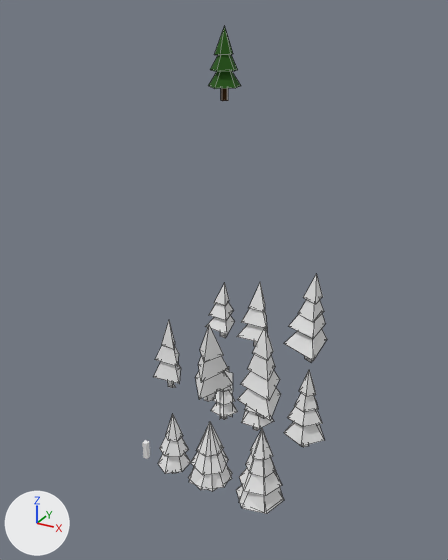
Renders of the Blender file Hololens2.0/Assets/Blend Files/stuff.blend from each side of a commit.
Both versions are drawn from a 50 mm camera at (30.4, -39.5, 40.7) aimed at (7.4, 2.4, 19.7). The lights are fixed; the arrows at lower left show +X, +Y and +Z. Mesh edges are drawn as thin lines on the coarser meshes. Objects named as collision shapes, trigger or cutter boxes, shadow casters or lower levels of detail are left out.

In view in the first picture: 'Plane', 'Tree-Collider_Big', 'Tree-Collider_Med', 'tree1', 'tree1_LOD_Med', 'tree2', 'tree2_LOD_Med', 'tree3', 'tree3_LOD_Med', 'tree4', 'tree4.001', 'tree4_LOD_Med', 'tree5', 'tree5_LOD_Med', 'tree6', 'tree6__LOD_Med'.
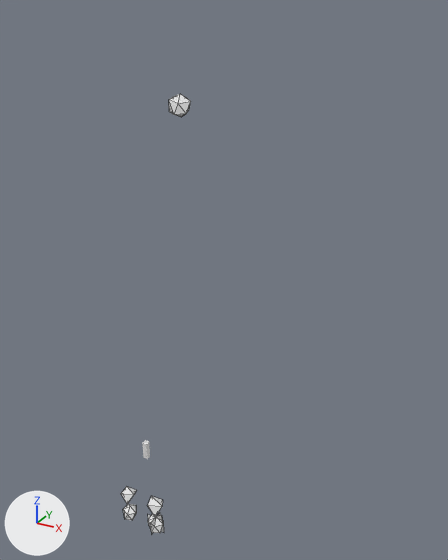
Boxes (x1, y1, x2, y2) around the edits, measured in the pictures (448 x 560 px):
'tree3_LOD_Med', hidden
    before: (237, 327, 280, 420)
'tree6__LOD_Med', hidden
    before: (284, 274, 327, 363)
'tree3', hidden
    before: (236, 428, 284, 514)
'tree6', hidden
    before: (284, 370, 324, 447)
'tree2_LOD_Med', hidden
    before: (195, 325, 233, 402)
'tree2', hidden
    before: (188, 422, 232, 490)
'tree4.001', hidden (green)
    before: (208, 26, 241, 101)
'tree1', hidden
    before: (158, 414, 191, 474)
'tree1_LOD_Med', hidden
    before: (154, 321, 181, 388)
'tree5_LOD_Med', hidden
    before: (237, 282, 267, 346)
'tree4_LOD_Med', hidden
    before: (205, 283, 235, 338)
'Tree-Collider_Big', hidden
    before: (239, 460, 283, 513)
'tree4', hidden
    before: (211, 371, 238, 420)
'Tree-Collider_Med', hidden
    before: (189, 424, 232, 491)
'Bush2.001', added
    after: (169, 94, 191, 117)
'tree5', hidden
    before: (241, 406, 274, 431)
'Bush2_LOD_Med', added
    after: (147, 496, 163, 517)
'Bush2', added
    after: (148, 514, 163, 533)
'Bush1', added
    after: (123, 504, 137, 520)
'Bush1_LOD_Med', added
    after: (121, 487, 137, 504)
'Plane', hidden
    before: (220, 367, 233, 419)
'Bush_LOD_Low', added
    after: (148, 513, 164, 534)

Edits to the bpy script that builds the scene:
```text
Add me_bush1_lod_med_001:
    me_bush1_lod_med_001.from_pydata(...)  # 12 vertices, 20 faces; spans x -0.87..0.77, y -0.76..0.66, z -0.14..1.24
Add me_plane_003:
    me_plane_003.from_pydata([(-0.83, -0.08, -0.1), (0.79, -0.08, -0.1), (-0.83, -0.08, 1.22), (0.79, -0.08, 1.22), (-0.02, -0.78, -0.1), (-0.02, 0.61, -0.1), (-0.02, -0.78, 1.22), (-0.02, 0.61, 1.22)], [], [(0, 1, 3, 2), (4, 5, 7, 6)])
Add me_bush2_lod_med:
    me_bush2_lod_med.from_pydata([(0.43, -0.63, 0.07), (-0.85, 0.07, 0.16), (-0.43, 0.63, -0.07), (-0.33, -0.55, 0.94), (0.26, 0.78, 0.69), (0.79, -0.02, 0.92), (-0.46, 0.2, 1.28)], [], [(0, 2, 4), (2, 0, 1), (0, 4, 5), (1, 0, 3), (2, 1, 6), (0, 5, 3), (1, 3, 6), (2, 6, 4), (3, 5, 6), (5, 4, 6)])
Add me_icosphere_003:
    me_icosphere_003.from_pydata([(0.267, -0.641, 0.055), (-0.719, 0.159, 0.134), (-0.267, 0.641, -0.055), (-0.432, -0.505, 0.781), (0.366, 0.69, 0.55), (0.696, -0.094, 0.825), (-0.384, 0.268, 0.996)], [], [(0, 2, 4), (2, 0, 1), (0, 4, 5), (1, 0, 3), (2, 1, 6), (0, 5, 3), (1, 3, 6), (2, 6, 4), (3, 5, 6), (5, 4, 6)])
Add me_bush1:
    me_bush1.from_pydata(...)  # 12 vertices, 20 faces; spans x -0.734..0.654, y -0.701..0.659, z -0.166..0.996
Change ob_tree1:
    add ob_tree1.hide_set(True)  # its collection is switched off
Change ob_tree2:
    add ob_tree2.hide_set(True)  # its collection is switched off
Change ob_tree3:
    add ob_tree3.hide_set(True)  # its collection is switched off
Change ob_tree4:
    add ob_tree4.hide_set(True)  # its collection is switched off
Change ob_tree5:
    add ob_tree5.hide_set(True)  # its collection is switched off
Change ob_tree6:
    add ob_tree6.hide_set(True)  # its collection is switched off
Change ob_tree4_lod_med:
    add ob_tree4_lod_med.hide_set(True)  # its collection is switched off
Change ob_tree5_lod_med:
    add ob_tree5_lod_med.hide_set(True)  # its collection is switched off
Change ob_tree6__lod_med:
    add ob_tree6__lod_med.hide_set(True)  # its collection is switched off
Change ob_tree1_lod_med:
    add ob_tree1_lod_med.hide_set(True)  # its collection is switched off
Change ob_tree2_lod_med:
    add ob_tree2_lod_med.hide_set(True)  # its collection is switched off
Change ob_tree3_lod_med:
    add ob_tree3_lod_med.hide_set(True)  # its collection is switched off
Change ob_plane:
    add ob_plane.hide_set(True)  # its collection is switched off
Change ob_tree_collider_med:
    add ob_tree_collider_med.hide_set(True)  # its collection is switched off
Change ob_tree_collider_big:
    add ob_tree_collider_big.hide_set(True)  # its collection is switched off
Change ob_tree4_001:
    add ob_tree4_001.hide_set(True)  # its collection is switched off
Add ob_bush2_001:
    ob_bush2_001 = bpy.data.objects.new('Bush2.001', me_bush1_lod_med_001)
    ob_bush2_001.location = (9.44, -6.74, 34.66)
Add ob_bush_lod_low:
    ob_bush_lod_low = bpy.data.objects.new('Bush_LOD_Low', me_plane_003)
    ob_bush_lod_low.location = (5.83, -6.74, -0.41)
Add ob_bush2_lod_med:
    ob_bush2_lod_med = bpy.data.objects.new('Bush2_LOD_Med', me_bush2_lod_med)
    ob_bush2_lod_med.location = (5.81, -6.83, 1.52)
Add ob_bush1_lod_med:
    ob_bush1_lod_med = bpy.data.objects.new('Bush1_LOD_Med', me_icosphere_003)
    ob_bush1_lod_med.location = (3.06, -6.82, 1.62)
Add ob_bush2:
    ob_bush2 = bpy.data.objects.new('Bush2', me_bush1_lod_med_001.copy())
    ob_bush2.location = (5.83, -6.74, -0.41)
Add ob_bush1:
    ob_bush1 = bpy.data.objects.new('Bush1', me_bush1)
    ob_bush1.location = (3.09, -6.75, -0.28)
```
